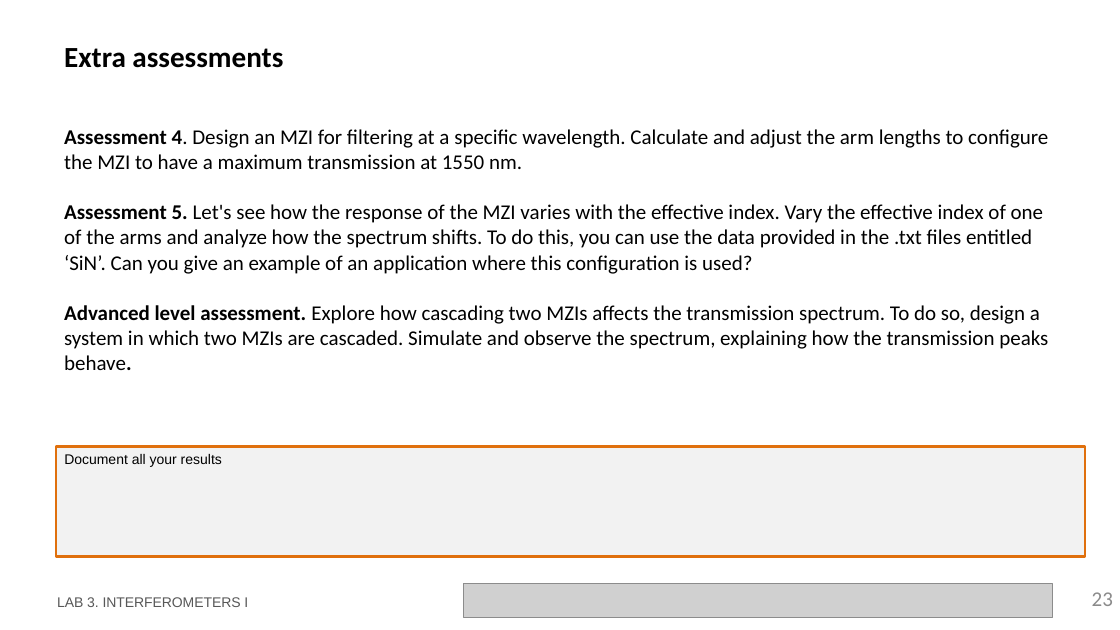
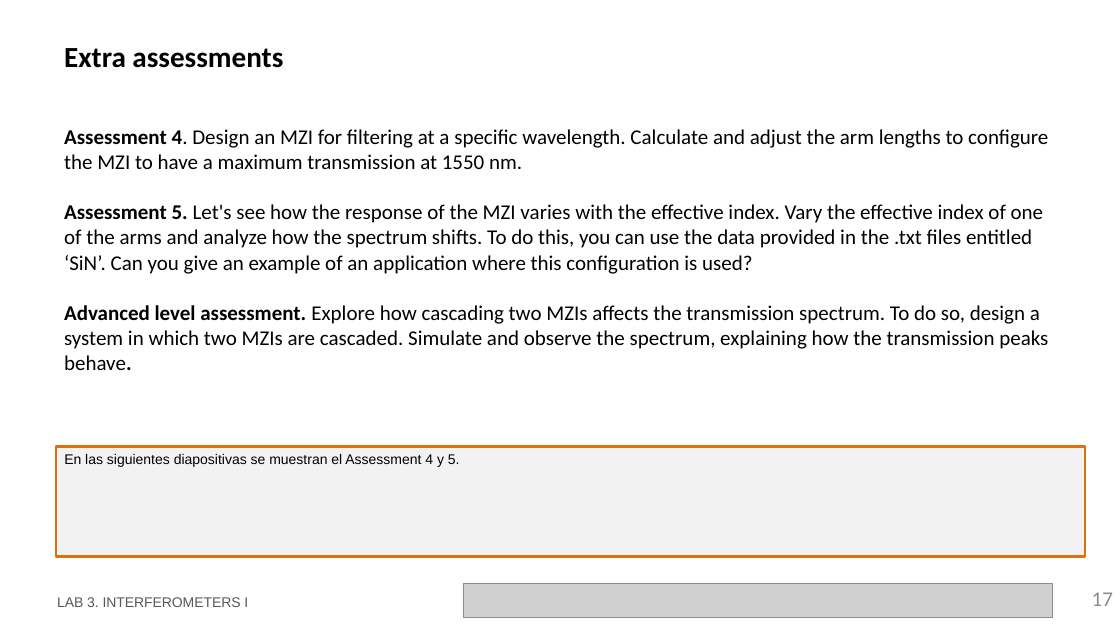
Before and after one commit to RobertoFernandezSevilla/pic-upv-lab3, a slide deck: slide 17 of LabBook_3.pptx (slide 23 before the commit). Drawn at 1120x630 pixels with LibreOffice and Linux fonts; fonts in the diff are those of the drawing; grey boxes stand for pictures; background and template pictures are left out. Boxes give left, top, right and bottom in pixels: in the first picture for what was removed or moved away, otherwise in the second. Text is boxed around its words. In the diff, an @@ line names an element or a change of style, - is before the commit and + after.

```diff
--- a/LabBook_3.pptx
+++ b/LabBook_3.pptx
@@ text in rectangle at (x1=64, y1=454, x2=460, y2=467): text changed @@
-Document all your results
+En las siguientes diapositivas se muestran el Assessment 4 y 5.
@@ page number at (x1=1092, y1=592, x2=1113, y2=606): text changed @@
-23
+17
```
Also in this commit, not shown: 10 other slides changed, 4 slides added, 10 slides removed, 1 other file.
